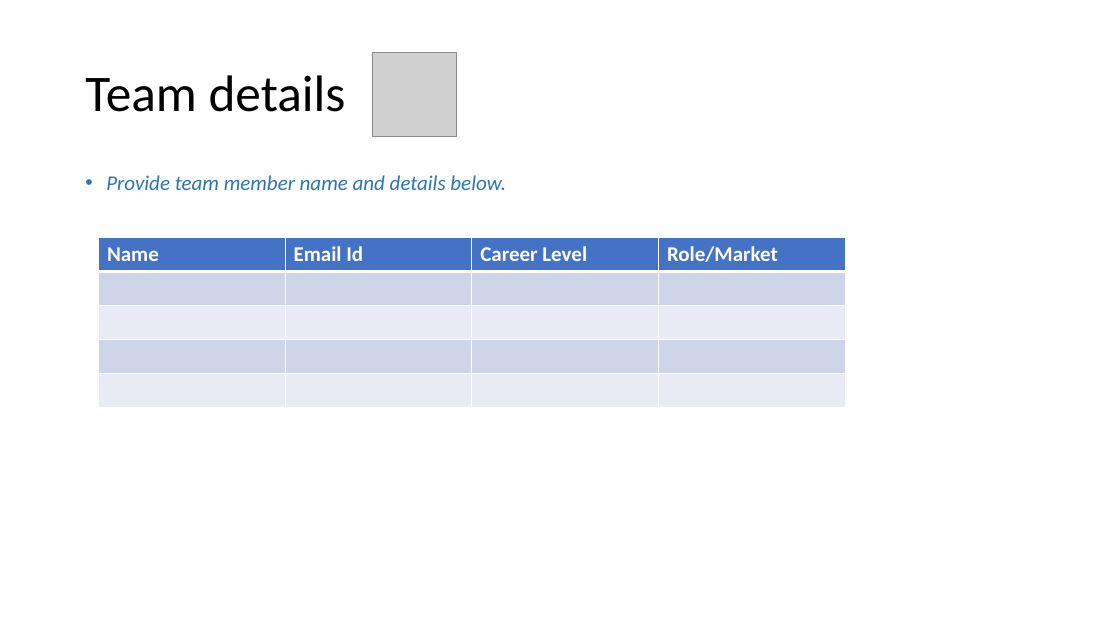
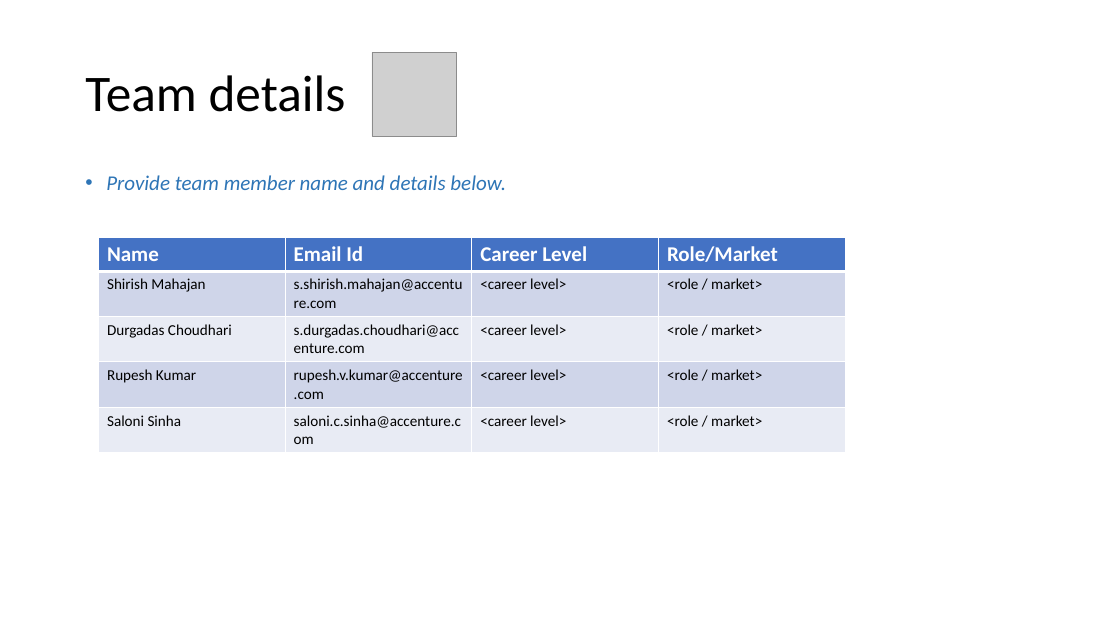
Before and after one commit to Rupesh-rkgit/HackathonJava, a slide deck: slide 4 of Level1_Submission_Template.pptx. Drawn at 1120x630 pixels with LibreOffice and Linux fonts; fonts in the diff are those of the drawing; grey boxes stand for pictures. Boxes give left, top, right and bottom in pixels: in the first picture for what was removed or moved away, otherwise in the second. Text is boxed around its words. In the diff, an @@ line names an element or a change of style, - is before the commit and + after.

Commit message:
docs: add rendered architecture diagram to slide 8; fill team slides (ThinkOut)
- docs/diagram/architecture.html: one-page architecture diagram in the app's
  editorial aesthetic (layered stack + MCQ lifecycle state machine + ER model
  + patterns/quality), rendered to docs/diagram/architecture.png at 2560x1440
- PPT slide 8: replaced ASCII text box with the rendered diagram image
- PPT slide 3: team name 'ThinkOut'
- PPT slide 4: 4 members (Shirish Mahajan, Durgadas Choudhari, Rupesh Kumar,
  Saloni Sinha) with Accenture emails; career level / role-market left as
  fill-in markers

```diff
--- a/Level1_Submission_Template.pptx
+++ b/Level1_Submission_Template.pptx
@@ table at bbox=[98, 237, 844, 432] @@
-row 2:  |  |  | 
+row 2: Shirish Mahajan | s.shirish.mahajan@accenture.com | <career level> | <role / market>
-row 3:  |  |  | 
+row 3: Durgadas Choudhari | s.durgadas.choudhari@accenture.com | <career level> | <role / market>
-row 4:  |  |  | 
+row 4: Rupesh Kumar | rupesh.v.kumar@accenture.com | <career level> | <role / market>
-row 5:  |  |  | 
+row 5: Saloni Sinha | saloni.c.sinha@accenture.com | <career level> | <role / market>
```
Also in this commit, not shown: 2 other slides changed, 2 other files.
